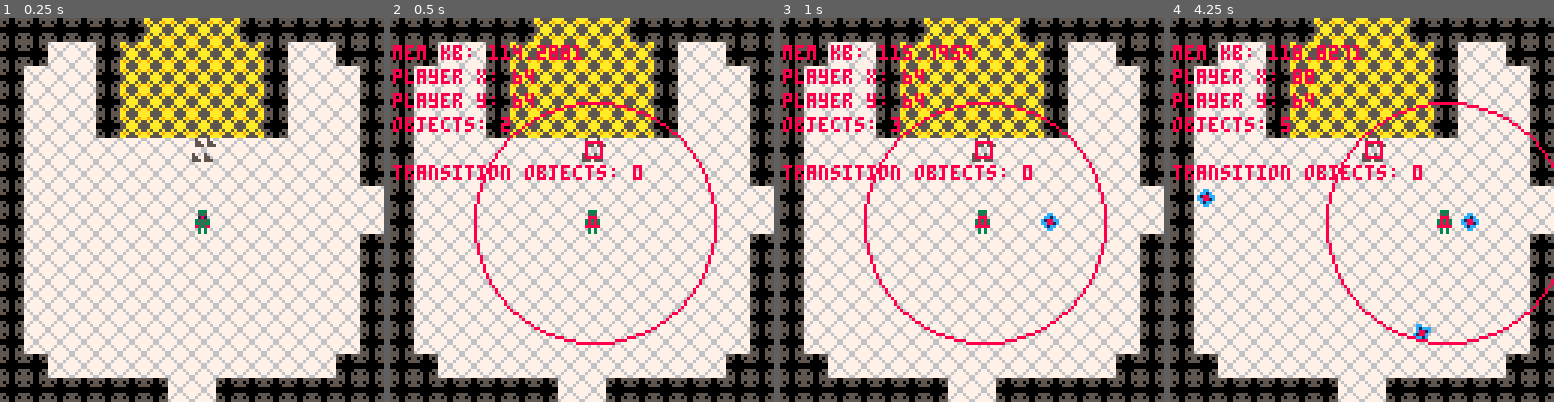
Above: before the commit, frames 1-4 (left to right).
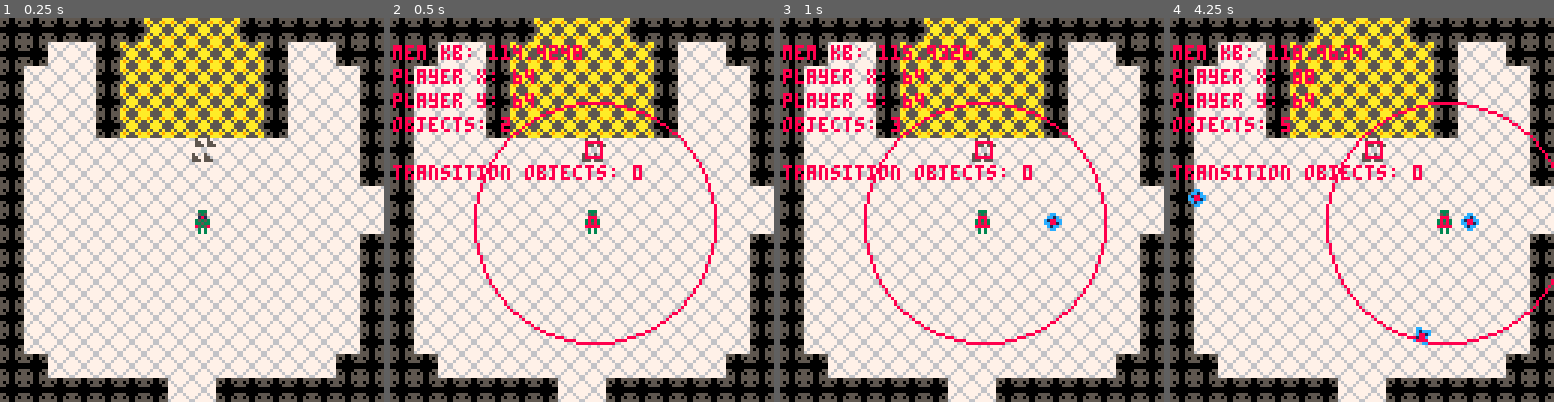
Above: after the commit, the same moments.

Repository: rledford/pico-door
Game: PICO-8 cartridge door.p8
Same seed, same stepped clock (60 frames per second), same inputs: the game is played once before the commit and once after it.
Inputs:
- Up to frame 1 (0.25 s): no input
- Up to frame 2 (0.5 s): tap X (X key) at 0.33 s
- Up to frame 3 (1 s): tap O (Z key) at 0.7 s
- Up to frame 4 (4.25 s): tap X (X key) at 1.07, 1.85, 2.97, 4.08 s; hold Right 1.6-2.1 s; tap O (Z key) every 0.4 s from 1.7 to 4.1 s; hold Up 2.15-2.42 s; hold Right 2.47-3.03 s; hold Left 3.08-3.58 s; hold Down 3.63-3.97 s; hold Right from 4.02 s (still down)

Frame 1 is identical in both runs. In frame 2, 0.1% of the frame differs, in the area x 38-50%, y 7-11%; in frame 3, 0.2%; in frame 4, 0.5%, in the area x 4-68%, y 7-86%.

Commit message:
Add heart sprite. Add player projectile_spd and start at 1.3.

Diff:
--- a/door.p8
+++ b/door.p8
@@ -27,6 +27,9 @@
 -- [x] add floor spike traps
 -- [x] make doors do hurt-flash
 -- [x] add player death screen with restart option
+-- [] add projectiles use palette
+-- [] add doors require matching color palette to destroy (room x + y <= palette?)
+-- [] add portals to port back to main room (and back to room ported from)
 -- [] add wall projectile traps activated by floor tiles (hits player and enemies)
 -- [] add health pickup
 -- [] enemies have low chance to drop health pickup
@@ -201,6 +204,7 @@
 		this.auto_target_radius = 40
 		this.pickup_radius = 16
 		this.projectile_dmg = 1
+		this.projectile_spd = 1.3
 		this.face = {x=1,y=0}
 		this.hp = 1
 		this.group = PLAYER_GROUP
@@ -279,7 +283,7 @@
 			if dir.x == 0 and dir.y == 0 then
 				dir.y = 1
 			end
-			local proj = make_projectile(this.x, this.y, make_animation({30,31}, 4), this.projectile_dmg, 1.25, dir)
+			local proj = make_projectile(this.x, this.y, make_animation({30,31}, 4), this.projectile_dmg, this.projectile_spd, dir)
 			add(proj.collision_groups, ENEMY_GROUP)
 		end
 		this.fire_timer = clamp(this.fire_timer - 1, 0, this.fire_rate)
@@ -1131,13 +1135,13 @@
 	return {x=flr(dest.x-pos.x),y=flr(dest.y-pos.y)}
 end
 __gfx__
-0000000055500555677777764444444467777776aa5555aa67766776090000900900009000000000000000000085880000858800880000886666666669a99a96
-0000000050500505767777674949494576777767a9a55a9a76555567909090099909909900000000000000000858858008588580800000086444444664944946
-00700700550000557767767744449449755575555a5aa5a5755665570000009009000000000000000000000005787780057877800000000049a99a9440000004
-000770000000000077766777455444447776677755aaaa5565677656090900000000909000000000000000000568765005687650000000004494494440000004
-000770000000000077766777455444447776677755aaaa55656776560000909009090000000000000000000008777750087777500000000049a99a9449a99a94
-00700700550000557767767744449449776776775a5aa5a5755665570900000000000090000000000000000005877850058778500000000049a99a9449a99a94
-0000000050500505767777674949494576777767a9a55a9a765555679009090999909099000000000000000005858580058585808000000849a99a9449a99a94
+0000000055500555677777764444444467777776aa5555aa67766776090000900900009008800880088008800085880000858800880000886666666669a99a96
+0000000050500505767777674949494576777767a9a55a9a76555567909090099909909988888888800880080858858008588580800000086444444664944946
+00700700550000557767767744449449755575555a5aa5a5755665570000009009000000888888888000000805787780057877800000000049a99a9440000004
+000770000000000077766777455444447776677755aaaa5565677656090900000000909088888888800000080568765005687650000000004494494440000004
+000770000000000077766777455444447776677755aaaa55656776560000909009090000088888800800008008777750087777500000000049a99a9449a99a94
+00700700550000557767767744449449776776775a5aa5a5755665570900000000000090008888000080080005877850058778500000000049a99a9449a99a94
+0000000050500505767777674949494576777767a9a55a9a765555679009090999909099000880000008800005858580058585808000000849a99a9449a99a94
 0000000055500555677777764444444455575556aa5555aa67766776090000900900009000000000000000000855858008558580880000884444444444444444
 00000000000000000500050000000000000000000000000000000000000000000000000000000000000000000000000000000000000000000000000000000000
 000000000500050005500550000000000000000000000000000000000000000000000000000000000000000000000000000000000000000000cc0000000cc000
